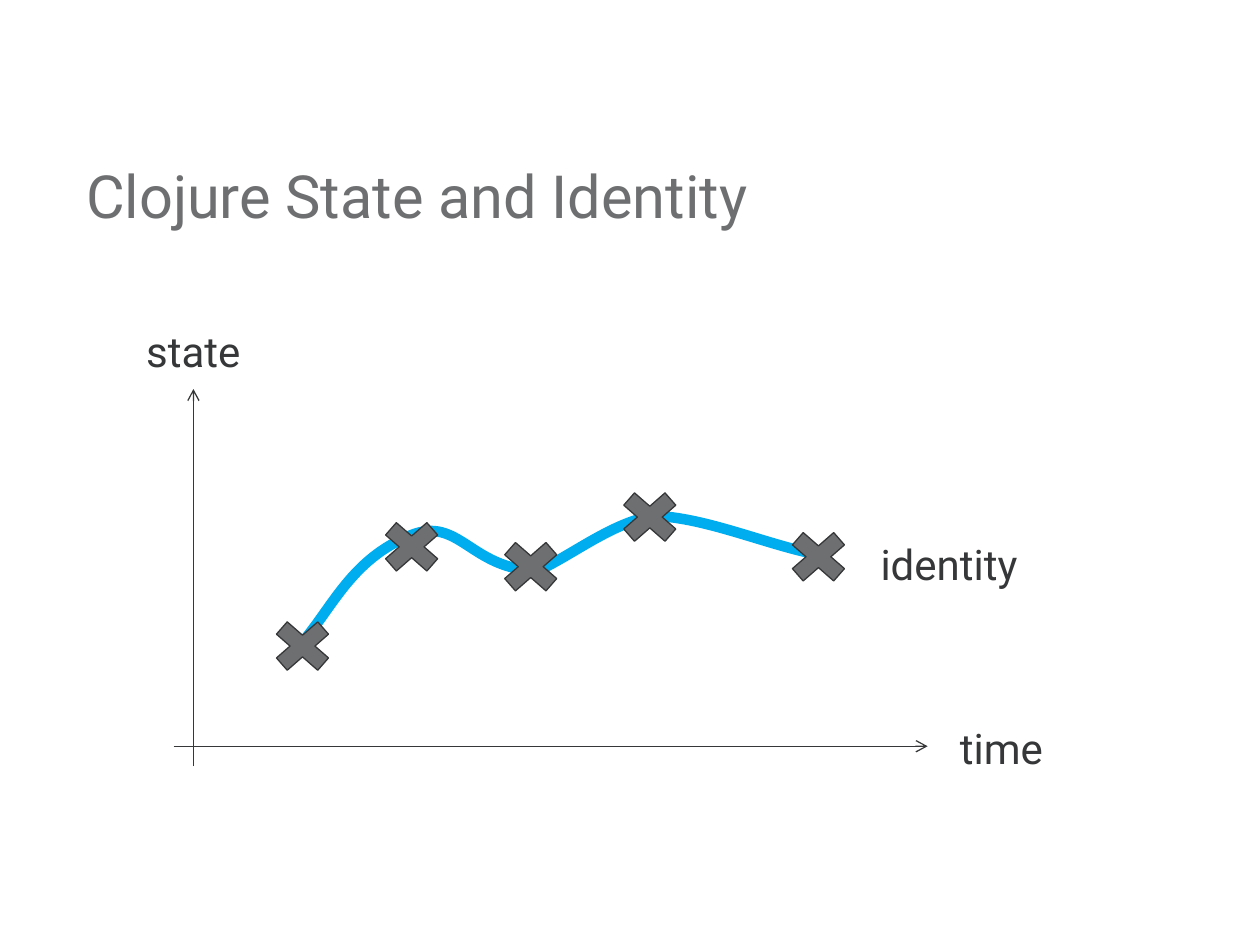
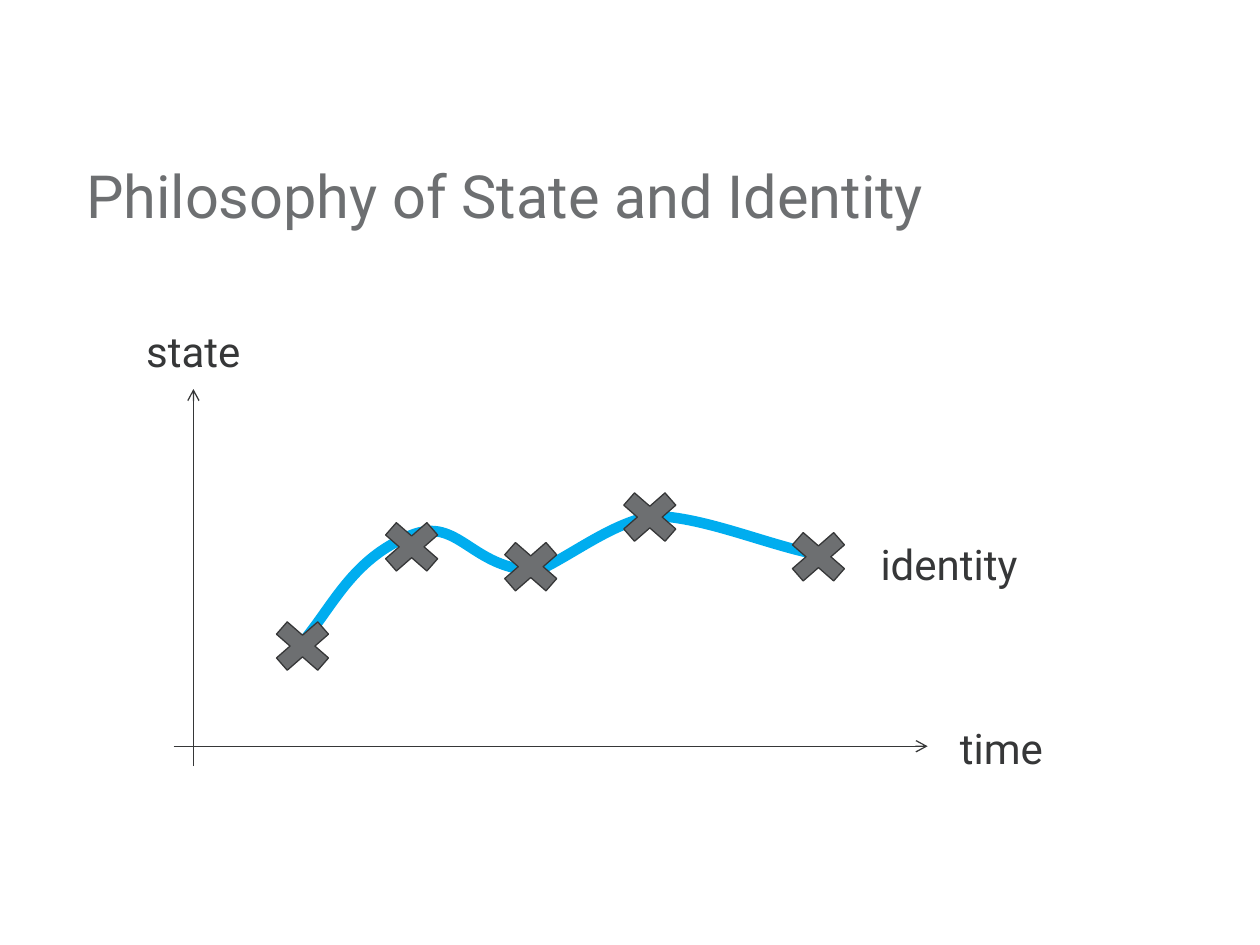
Before and after one commit to mjul/top-10-clojure-ndc-2011, a slide deck: slide 10 of Top Things to Learn From Clojure.pptx. Drawn at 1260x945 pixels with LibreOffice and Linux fonts; fonts in the diff are those of the drawing; background and template pictures are left out. Boxes give left, top, right and bottom in pixels: in the first picture for what was removed or moved away, otherwise in the second. Text is boxed around its words. In the diff, an @@ line names an element or a change of style, - is before the commit and + after.

```diff
--- a/Top Things to Learn From Clojure.pptx
+++ b/Top Things to Learn From Clojure.pptx
@@ title at (x1=86, y1=173, x2=923, y2=231): text changed @@
-Clojure State and Identity
+Philosophy of State and Identity
```
Also in this commit, not shown: 5 other slides changed, 5 slides added, 2 slides removed, 3 other files.
